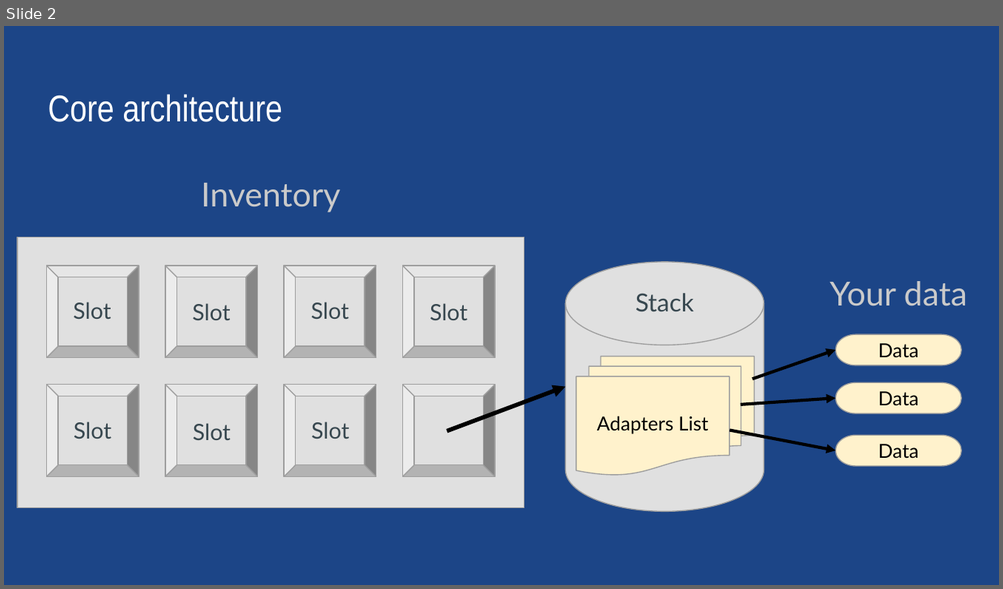
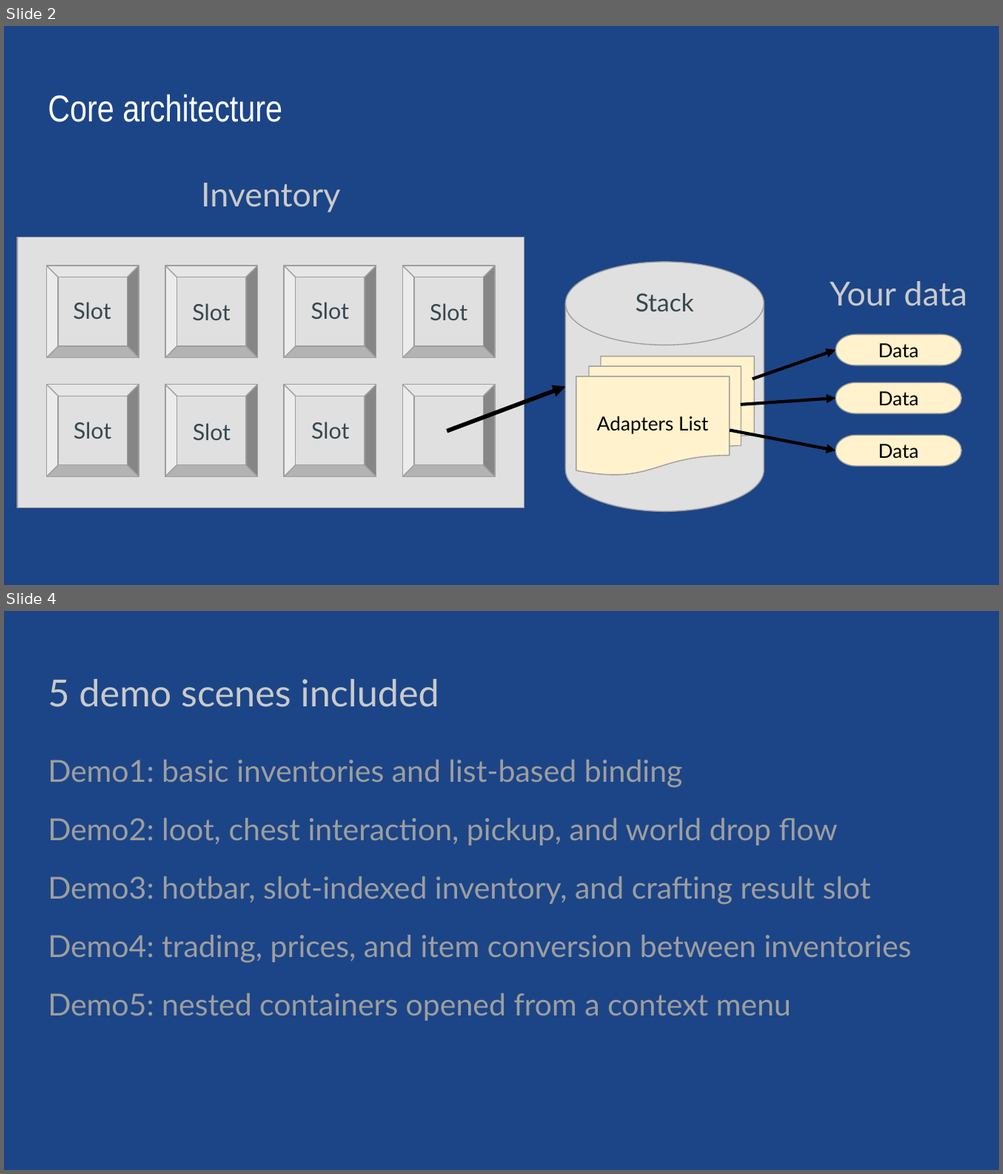
Before and after one commit to SergeevSergey99/DragAndDropSystem-Docs, a slide deck: .extraDocs/Universal Drag & Drop.pptx. Shown one above the other, each under a label of ours: slide 2 before the commit, slides 2 and 4 after it; the slides between them are not shown. The pictures are 1003x589 and 1003x1174 pixels, drawn with LibreOffice and Linux fonts; fonts in the diff are those of the drawing. Boxes give left, top, right and bottom in pixels: in the first picture for what was removed or moved away, otherwise in the second. Text is boxed around its words. In the diff, an @@ line names an element or a change of style, - is before the commit and + after.

```diff
--- a/.extraDocs/Universal Drag & Drop.pptx
+++ b/.extraDocs/Universal Drag & Drop.pptx
@@ slide 4 added at box(4, 611, 999, 1170), background #1C4587 @@
@@ title added at box(48, 679, 439, 707), 27 pt, text #CACACA @@
+5 demo scenes included
@@ text added at box(48, 760, 911, 1021), 22 pt, text #9E9E9E @@
+Demo1: basic inventories and list-based binding
+Demo2: loot, chest interaction, pickup, and world drop flow
+Demo3: hotbar, slot-indexed inventory, and crafting result slot
+Demo4: trading, prices, and item conversion between inventories
+Demo5: nested containers opened from a context menu
```
Also in this commit, not shown: 1 slide changed, 4 other slides added, 1 slide removed, 48 other files.
